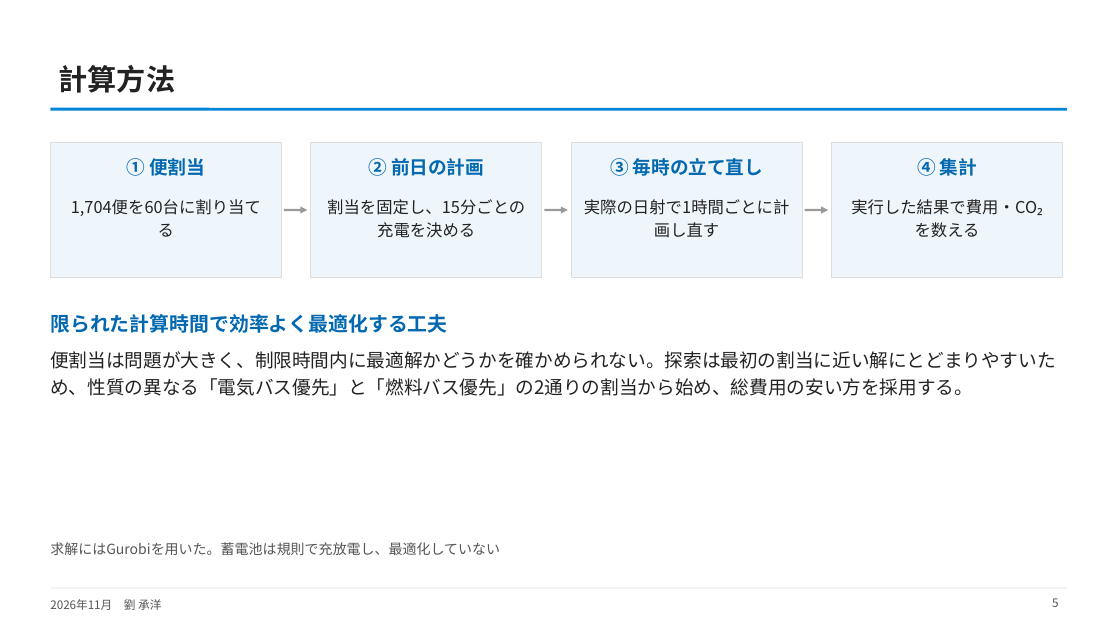
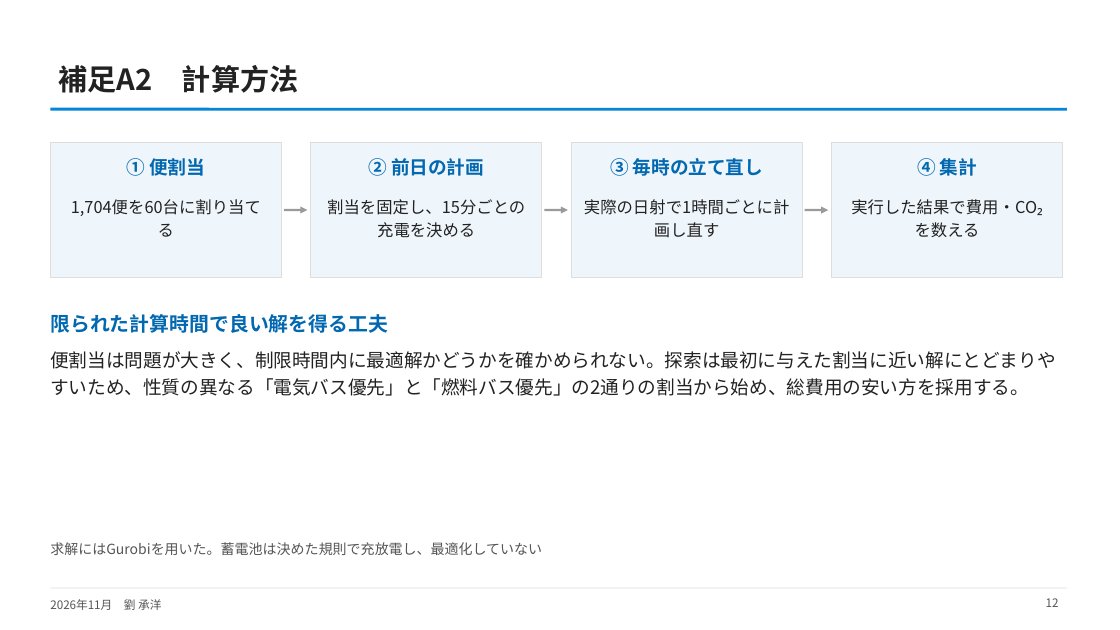
Before and after one commit to CYLIU2003/master-course, a slide deck: slide 12 of outcome/2026-11-16_nishiyama_consult/西山先生へのご相談_最新結果と3本目の柱.pptx (slide 5 before the commit). Drawn at 1120x630 pixels with LibreOffice and Linux fonts; fonts in the diff are those of the drawing. Boxes give left, top, right and bottom in pixels: in the first picture for what was removed or moved away, otherwise in the second. Text is boxed around its words. In the diff, an @@ line names an element or a change of style, - is before the commit and + after.

```diff
--- a/outcome/2026-11-16_nishiyama_consult/西山先生へのご相談_最新結果と3本目の柱.pptx
+++ b/outcome/2026-11-16_nishiyama_consult/西山先生へのご相談_最新結果と3本目の柱.pptx
@@ title at (x1=59, y1=65, x2=299, y2=93): text changed @@
-計算方法
+補足A2 計算方法
@@ text at (x1=50, y1=314, x2=388, y2=333): text changed @@
-限られた計算時間で効率よく最適化する工夫
+限られた計算時間で良い解を得る工夫
@@ text at (x1=50, y1=351, x2=1055, y2=396): text changed @@
-便割当は問題が大きく、制限時間内に最適解かどうかを確かめられない。探索は最初の割当に近い解にとどまりやすいため、性質の異なる「電気バス優先」と「燃料バス優先」の2通りの割当から始め、総費用の安い方を採用する。
+便割当は問題が大きく、制限時間内に最適解かどうかを確かめられない。探索は最初に与えた割当に近い解にとどまりやすいため、性質の異なる「電気バス優先」と「燃料バス優先」の2通りの割当から始め、総費用の安い方を採用する。
@@ text at (x1=50, y1=542, x2=542, y2=555): text changed @@
-求解にはGurobiを用いた。蓄電池は規則で充放電し、最適化していない
+求解にはGurobiを用いた。蓄電池は決めた規則で充放電し、最適化していない
@@ page number at (x1=1046, y1=598, x2=1059, y2=607): text changed @@
-5
+12
```
Also in this commit, not shown: 10 other slides changed, 3 slides added, 1 slide removed, 2 other files.
